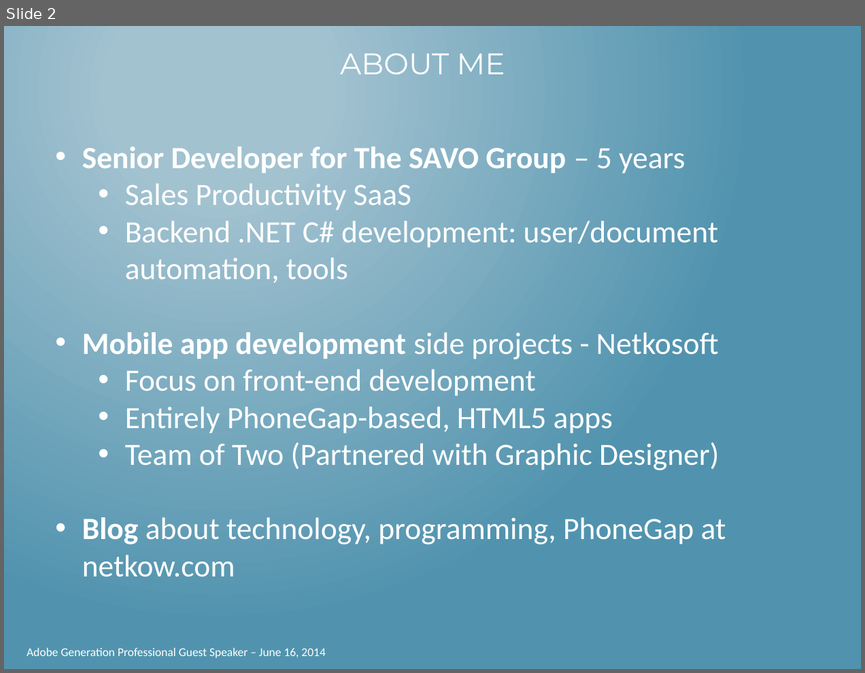
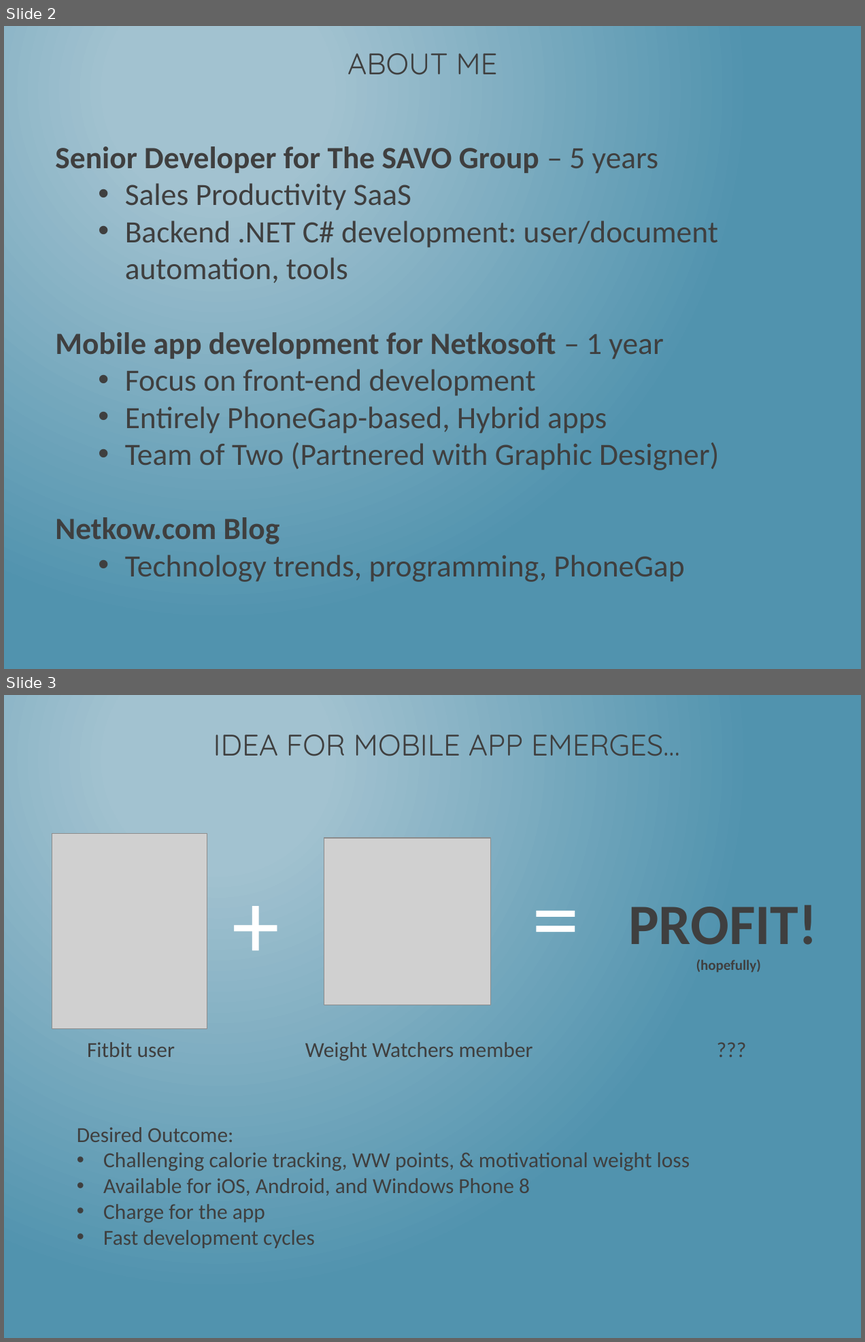
Before and after one commit to dotNetkow/Presentations, a slide deck: That Conference 2014/Building PhoneGap Mobile App w KendoUI.pptx. Shown one above the other, each under a label of ours: slide 2 before the commit, slides 2 and 3 after it. The pictures are 865x673 and 865x1342 pixels, drawn with LibreOffice and Linux fonts; fonts in the diff are those of the drawing; grey boxes stand for pictures. Boxes give left, top, right and bottom in pixels: in the first picture for what was removed or moved away, otherwise in the second. Text is boxed around its words. In the diff, an @@ line names an element or a change of style, - is before the commit and + after.

```diff
--- a/That Conference 2014/Building PhoneGap Mobile App w KendoUI.pptx
+++ b/That Conference 2014/Building PhoneGap Mobile App w KendoUI.pptx
@@ slide 3 added at [4,695,861,1338], background gradient #A3C3D1 to #5194AF @@
@@ title added at [213,734,680,756], 25 pt, text #3F3F3F @@
+IDEA FOR MOBILE APP EMERGES…
@@ picture added at [52,833,207,1028] @@
@@ picture added at [324,838,491,1005] @@
@@ text added at [524,852,610,976], 80 pt, text #FFFFFF @@
+=
@@ text added at [224,860,302,984], 80 pt, text #FFFFFF @@
++
@@ text added at [628,905,817,972], 12 pt, text #3F3F3F, bold @@
+PROFIT!
+(hopefully)
@@ text added at [87,1042,533,1061], 18 pt, text #3F3F3F @@
+Fitbit user Weight Watchers member ???
@@ text added at [77,1127,689,1248], 18 pt, text #3F3F3F @@
+Desired Outcome:
+• Challenging calorie tracking, WW points, & motivational weight loss
+• Available for iOS, Android, and Windows Phone 8
+• Charge for the app
+• Fast development cycles
@@ slide 2 changed as well @@
@@ title "ABOUT ME" at [347,53,498,75]: font Montserrat to Quicksand, text colour #FFFFFF to #3F3F3F @@
@@ text at [55,146,719,470]: text colour #FFFFFF to #3F3F3F in "Senior Developer for The SAVO Group – ...", "Sales Productivity SaaS", "Backend .NET C# development: user/document automation, tools", "Focus on front-end development" and 1 more places; bullet • to none @@
@@ text at [55,332,663,359]: text changed; text colour #FFFFFF to #3F3F3F; bold on @@
-• Mobile app development side projects - Netkosoft
+Mobile app development for Netkosoft – 1 year
@@ text at [125,406,606,433]: text changed; text colour #FFFFFF to #3F3F3F @@
-  • Entirely PhoneGap-based, HTML5 apps
+  • Entirely PhoneGap-based, Hybrid apps
@@ text at [55,517,684,582]: text changed; text colour #FFFFFF to #3F3F3F @@
-• Blog about technology, programming, PhoneGap at netkow.com
+Netkow.com Blog
+  • Technology trends, programming, PhoneGap
@@ text removed at [26,648,325,658] @@
-Adobe Generation Professional Guest Speaker – June 16, 2014
```
Also in this commit, not shown: 9 other slides changed, 12 other slides added, 1 slide removed.
